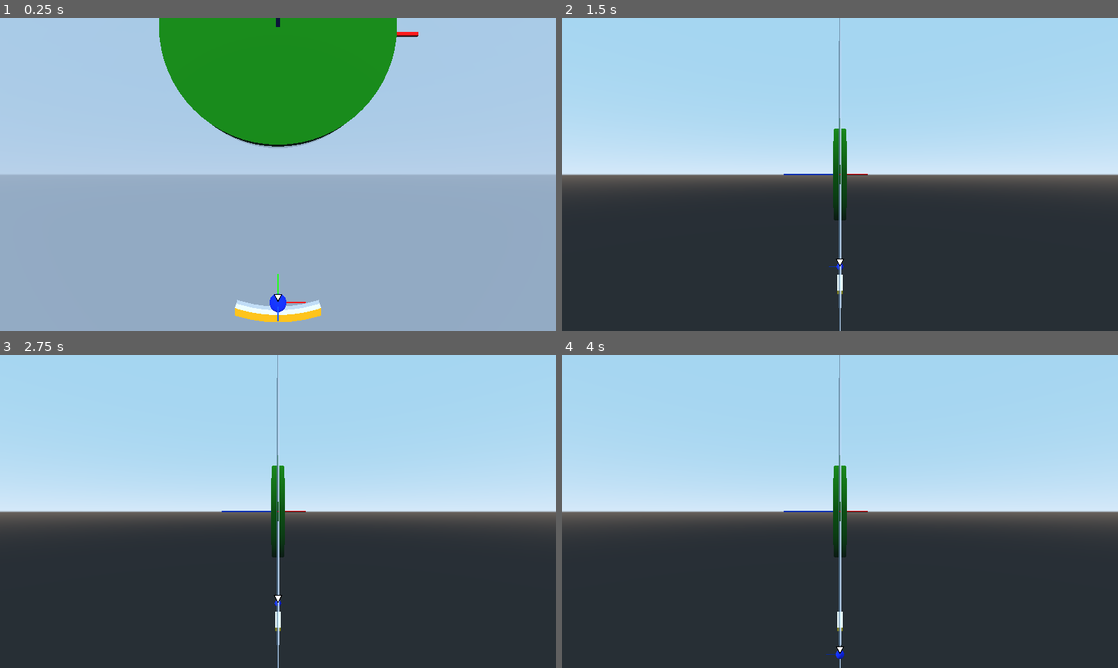
Above: before the commit, frames 1-4 (two rows, left to right).
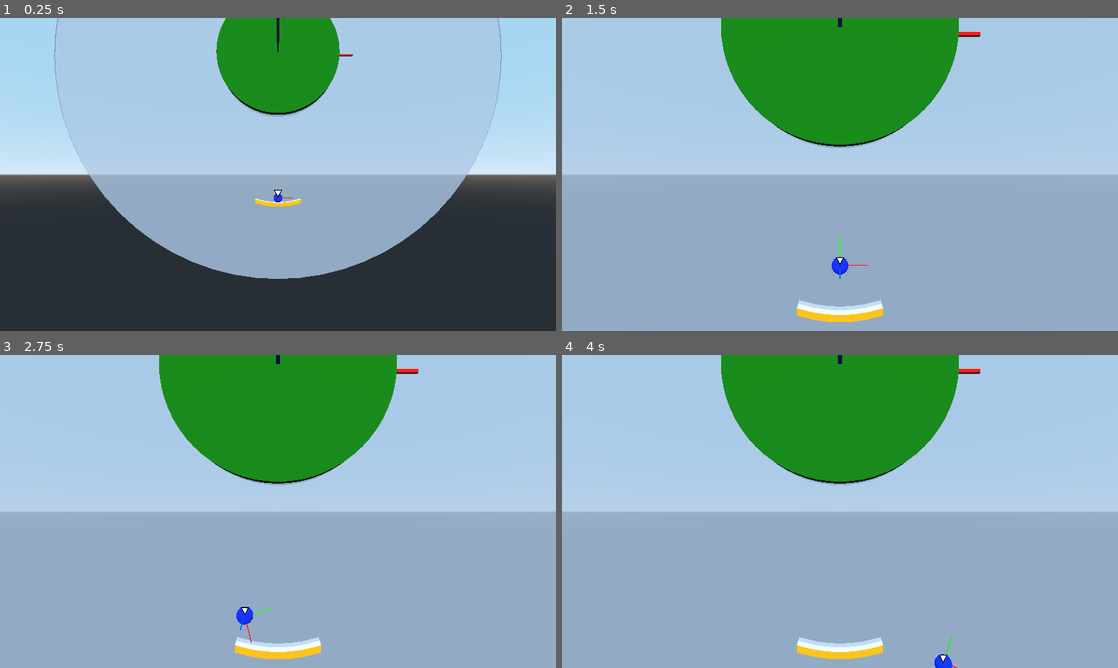
Above: after the commit, the same moments.

Repository: teratron/treaker
Game: Godot game, scene res://src/world/World.tscn
Same seed, same stepped clock (60 frames per second), same inputs: the game is played once before the commit and once after it.
Inputs (mouse positions are in pixels of both pictures, inside the frame that each line leads up to):
- Up to frame 1 (0.25 s): no input
- Up to frame 2 (1.5 s): tap Enter at 0.5 s; move the mouse to (867, 174) at 0.52 s; press the mouse at (867, 174) at 0.53 s; hold W (move_forward) from 0.53 s (still down); move the mouse to (812, 174) at 1.27 s; release the mouse at (812, 174) at 1.28 s; tap C (toggle_camera) at 1.35 s
- Up to frame 3 (2.75 s): keep holding W (move_forward); move the mouse to (289, 505) at 2.02 s; tap Alt (use_ability) at 2.1 s
- Up to frame 4 (4 s): keep holding W (move_forward); move the mouse to (834, 517) at 2.77 s; tap P at 2.85 s; click (834, 517) at 2.92 s; move the mouse to (878, 514) at 3.52 s; tap T at 3.6 s

The runs differ from the first frame. In frame 1, 44% of the frame differs, in the area x 0-100%, y 0-100%; in frame 2, 66%; in frame 3, 66%; in frame 4, 66%.

Commit message:
Waypoint

Diff:
--- a/app/project.godot
+++ b/app/project.godot
@@ -14,7 +14,7 @@
 "language": "GDScript",
 "path": "res://src/action/ActionMachine.gd"
 }, {
-"base": "Reference",
+"base": "Node",
 "class": "ActionMap",
 "language": "GDScript",
 "path": "res://src/action/ActionMap.gd"
--- a/app/src/action/ActionMap.gd
+++ b/app/src/action/ActionMap.gd
@@ -1,4 +1,4 @@
-class_name ActionMap
+class_name ActionMap extends Node
 
 
 func add_action_map_list(list) -> void:
--- a/app/src/player/Player.tscn
+++ b/app/src/player/Player.tscn
@@ -41,6 +41,7 @@
 [node name="Paddle" parent="Rotor" instance=ExtResource( 2 )]
 
 [node name="Camera" type="Camera" parent="Rotor" groups=["camera"]]
+current = true
 
 [node name="Axis" parent="Rotor" instance=ExtResource( 7 )]
 transform = Transform( 2, 0, 0, 0, 2, 0, 0, 0, 2, 0, 0, 0 )
